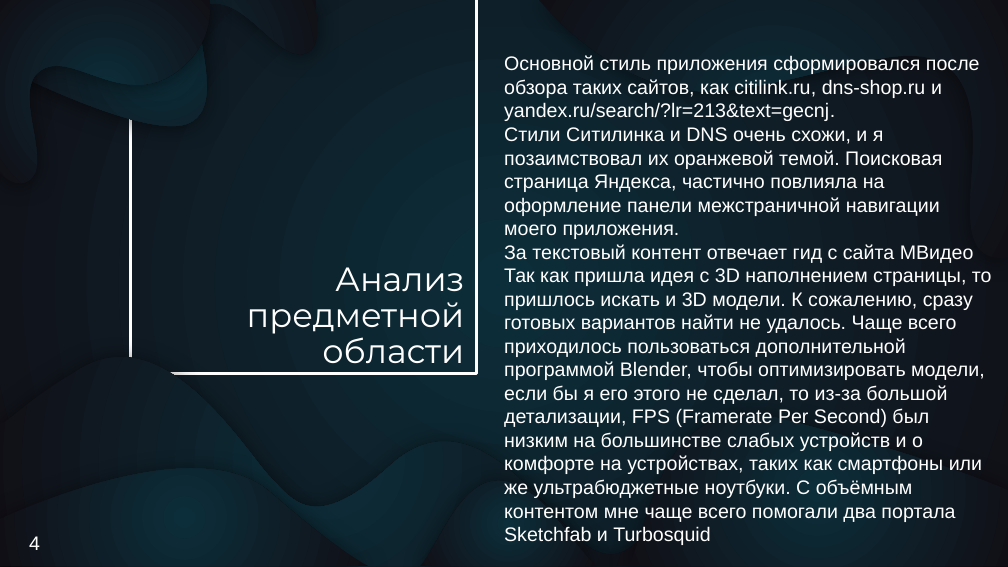
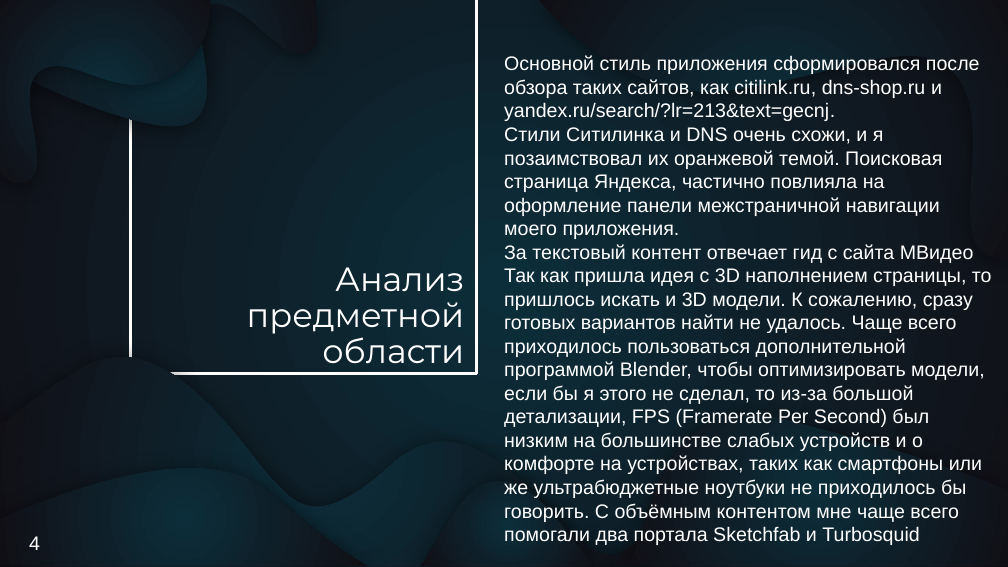
Before and after one commit to Ddudde/Kursach-Java, a slide deck: slide 4 of Мурадов_ИКБО-16-19_Презентация.pptx. Drawn at 1008x567 pixels with LibreOffice and Linux fonts; fonts in the diff are those of the drawing. Boxes give left, top, right and bottom in pixels: in the first picture for what was removed or moved away, otherwise in the second. Text is boxed around its words. In the diff, an @@ line names an element or a change of style, - is before the commit and + after.

```diff
--- a/Мурадов_ИКБО-16-19_Презентация.pptx
+++ b/Мурадов_ИКБО-16-19_Презентация.pptx
@@ subtitle at (x1=504, y1=268, x2=992, y2=545): text changed @@
-Так как пришла идея с 3D наполнением страницы, то пришлось искать и 3D модели. К сожалению, сразу готовых вариантов найти не удалось. Чаще всего приходилось пользоваться дополнительной программой Blender, чтобы оптимизировать модели, если бы я его этого не сделал, то из-за большой детализации, FPS (Framerate Per Second) был низким на большинстве слабых устройств и о комфорте на устройствах, таких как смартфоны или же ультрабюджетные ноутбуки. С объёмным контентом мне чаще всего помогали два портала Sketchfab и Turbosquid
+Так как пришла идея с 3D наполнением страницы, то пришлось искать и 3D модели. К сожалению, сразу готовых вариантов найти не удалось. Чаще всего приходилось пользоваться дополнительной программой Blender, чтобы оптимизировать модели, если бы я этого не сделал, то из-за большой детализации, FPS (Framerate Per Second) был низким на большинстве слабых устройств и о комфорте на устройствах, таких как смартфоны или же ультрабюджетные ноутбуки не приходилось бы говорить. С объёмным контентом мне чаще всего помогали два портала Sketchfab и Turbosquid
```
Also in this commit, not shown: 1 other slide changed, 9 other files.
